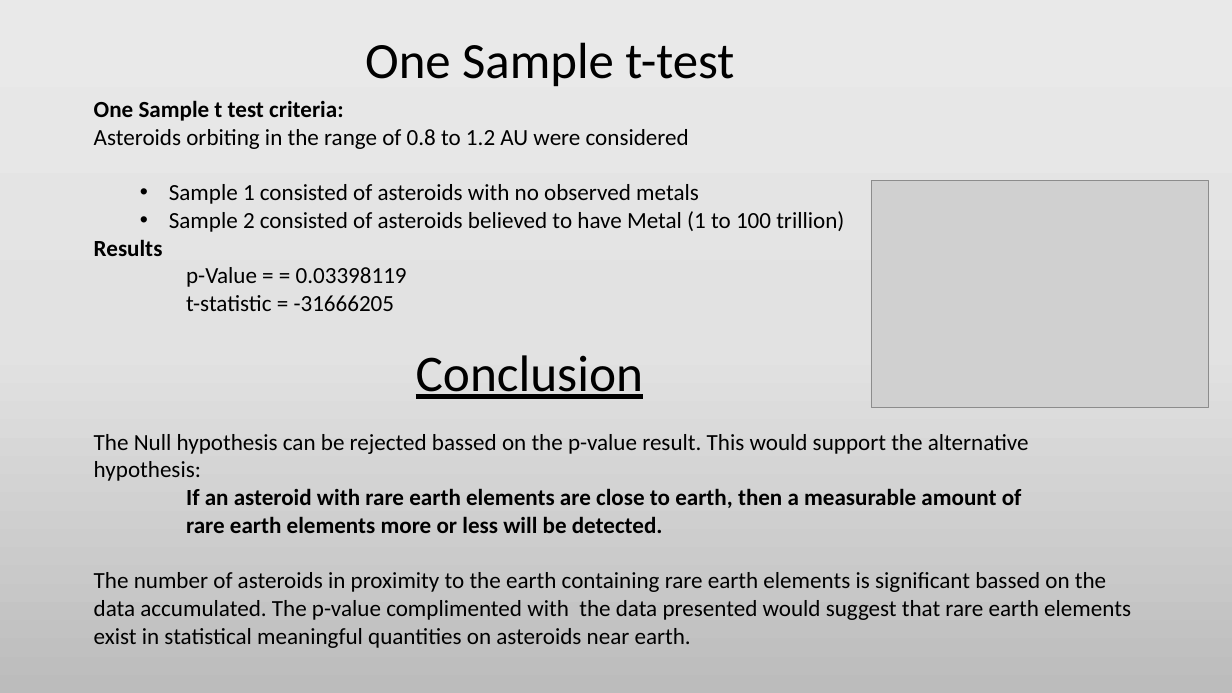
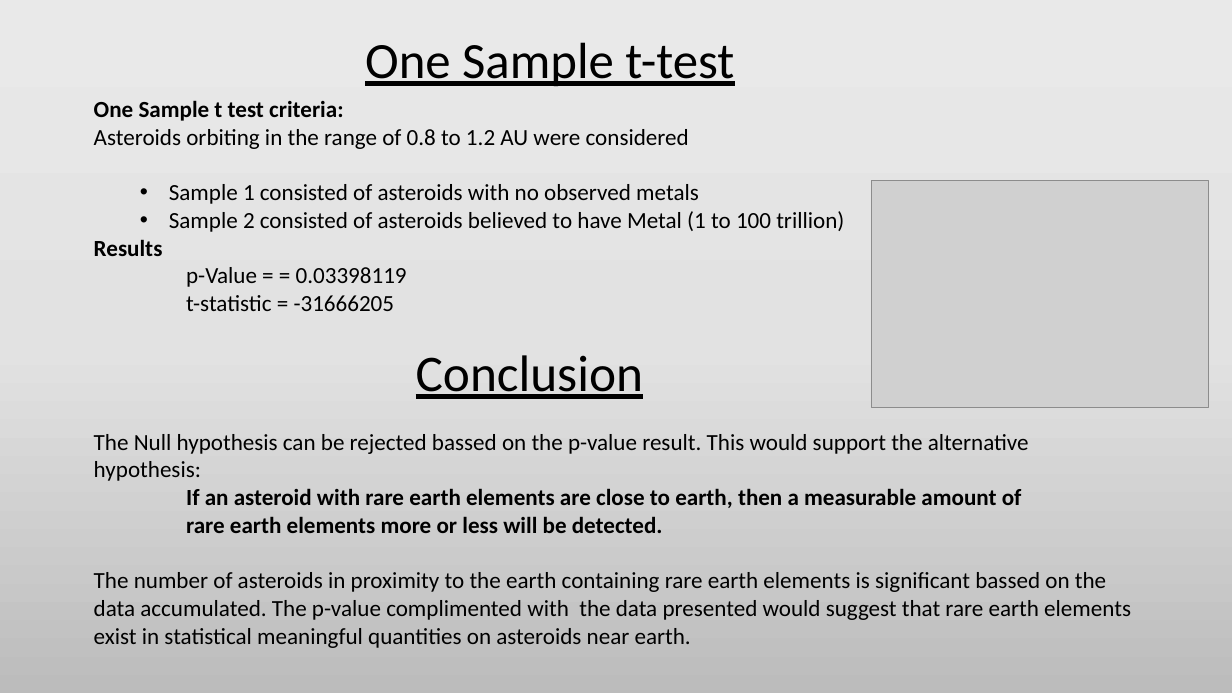
Before and after one commit to Efritch/asteroids_group_g, a slide deck: slide 8 of asteroid_analysisFinal.pptx (slide 7 before the commit). Drawn at 1232x693 pixels with LibreOffice and Linux fonts; fonts in the diff are those of the drawing; grey boxes stand for pictures. Boxes give left, top, right and bottom in pixels: in the first picture for what was removed or moved away, otherwise in the second. Text is boxed around its words. In the diff, an @@ line names an element or a change of style, - is before the commit and + after.

```diff
--- a/asteroid_analysisFinal.pptx
+++ b/asteroid_analysisFinal.pptx
@@ title "One Sample t-test" at box(365, 42, 734, 87): underline on @@
```
Also in this commit, not shown: 6 other slides changed, 9 slides added, 3 slides removed.
